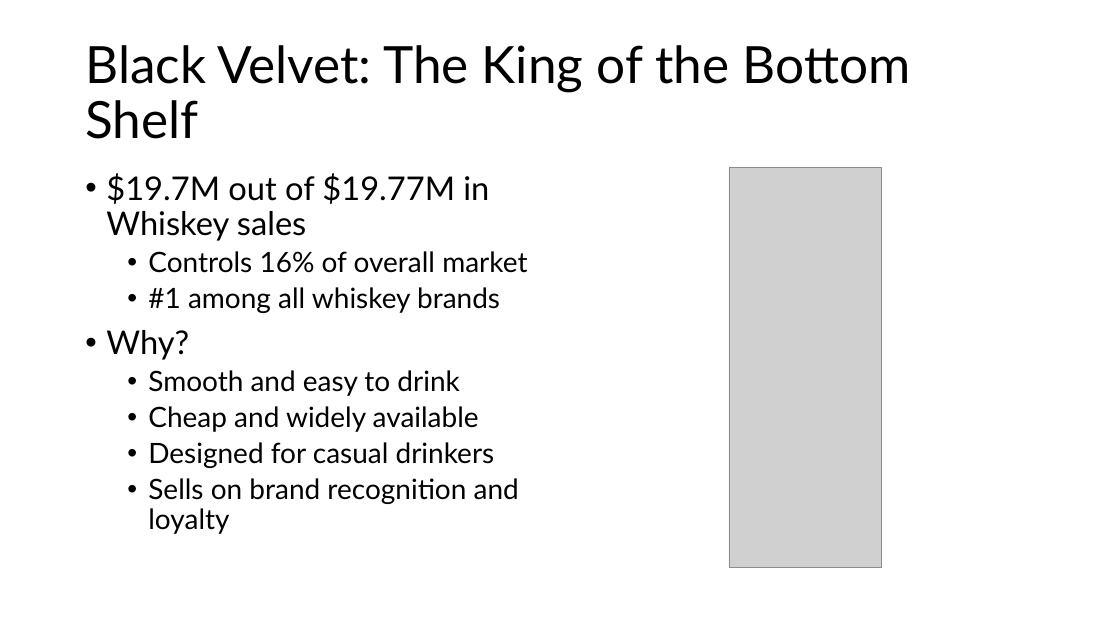
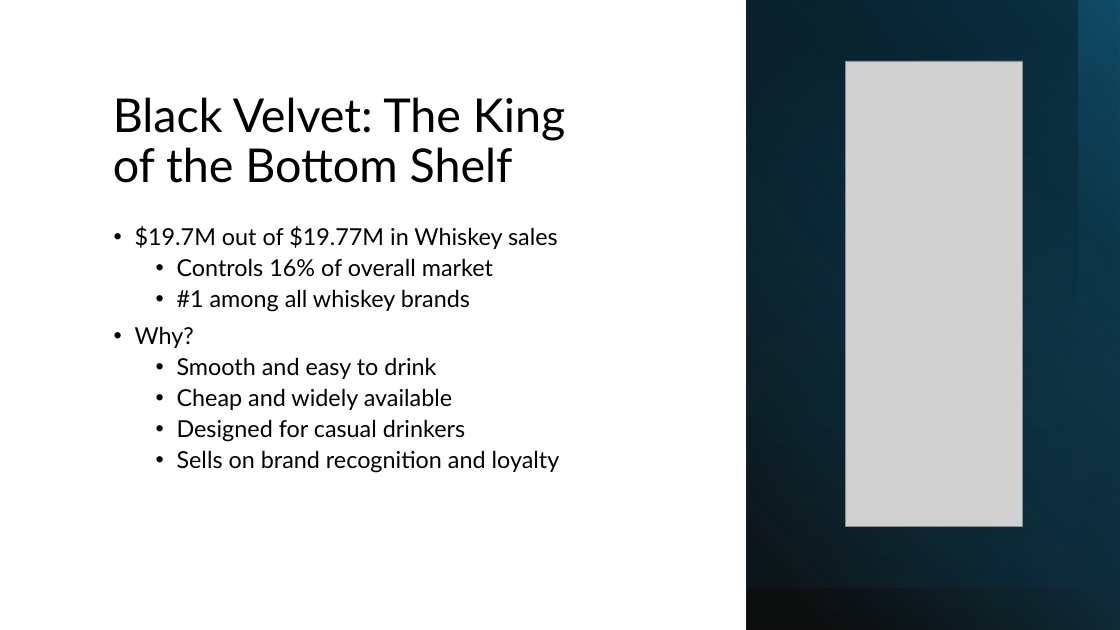
Before and after one commit to ltpham123/data-analytics, a slide deck: slide 11 of week-04/Pham_liquor_sales_presentation.pptx. Drawn at 1120x630 pixels with LibreOffice and Linux fonts; fonts in the diff are those of the drawing; grey boxes stand for pictures. Boxes give left, top, right and bottom in pixels: in the first picture for what was removed or moved away, otherwise in the second. Text is boxed around its words. In the diff, an @@ line names an element or a change of style, - is before the commit and + after.

```diff
--- a/week-04/Pham_liquor_sales_presentation.pptx
+++ b/week-04/Pham_liquor_sales_presentation.pptx
@@ rectangle added at [746,0,1120,630], fill gradient #000000 to #156082 @@
@@ rectangle added at [746,0,1120,588], fill gradient #0B3041 @@
@@ rectangle added at [746,0,1120,588], fill gradient #156082 to #000000 @@
@@ rectangle added at [746,0,1078,630], fill gradient #156082 to #000000 @@
@@ title "Black Velvet: The King of ...": place and size @@
-title "Black Velvet: The King of ..." at [85,45,911,139]
+title "Black Velvet: The King of ..." at [113,97,565,183]
@@ title "Black Velvet: The King of ..." at [113,97,565,183]: size 44 to 40 pt; vertical alignment middle to bottom @@
@@ picture: place and size @@
-picture at [729,168,881,568]
+picture at [846,61,1023,528]
@@ text "$19.7M out of $19.77M in ...": place and size @@
-text "$19.7M out of $19.77M in ..." at [106,173,527,534]
+text "$19.7M out of $19.77M in ..." at [135,226,560,473]
@@ text "$19.7M out of $19.77M in ..." at [135,226,560,473]: size 28 to 20 pt in "$19.7M out of $19.77M in Whiskey sales", "Why?"; size 24 to 20 pt in "Controls 16% of overall market", "#1 among all whiskey brands", "Smooth and easy to drink", "Cheap and widely available" and 2 more places @@
```
Also in this commit, not shown: 11 other slides changed.
